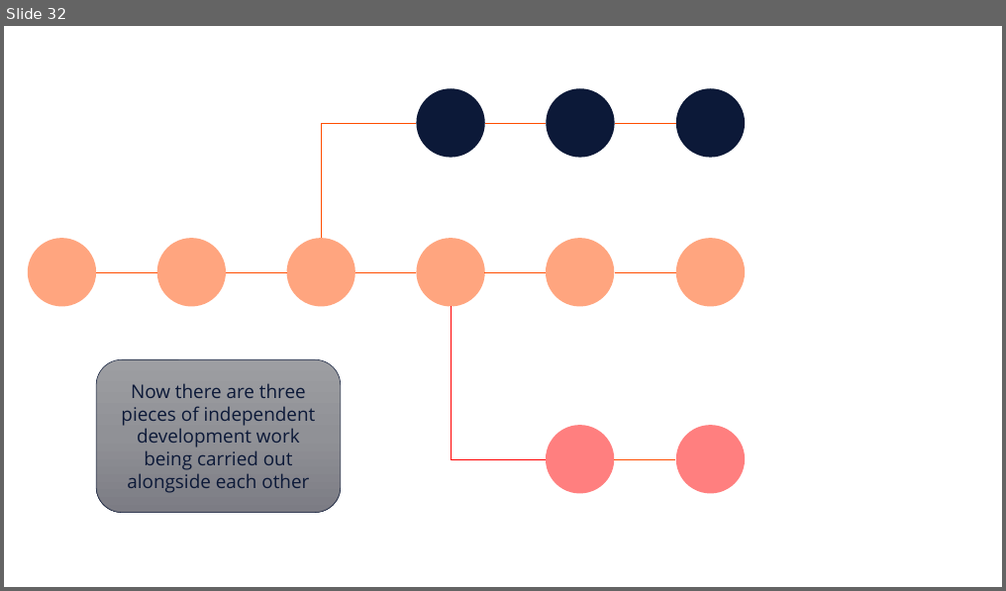
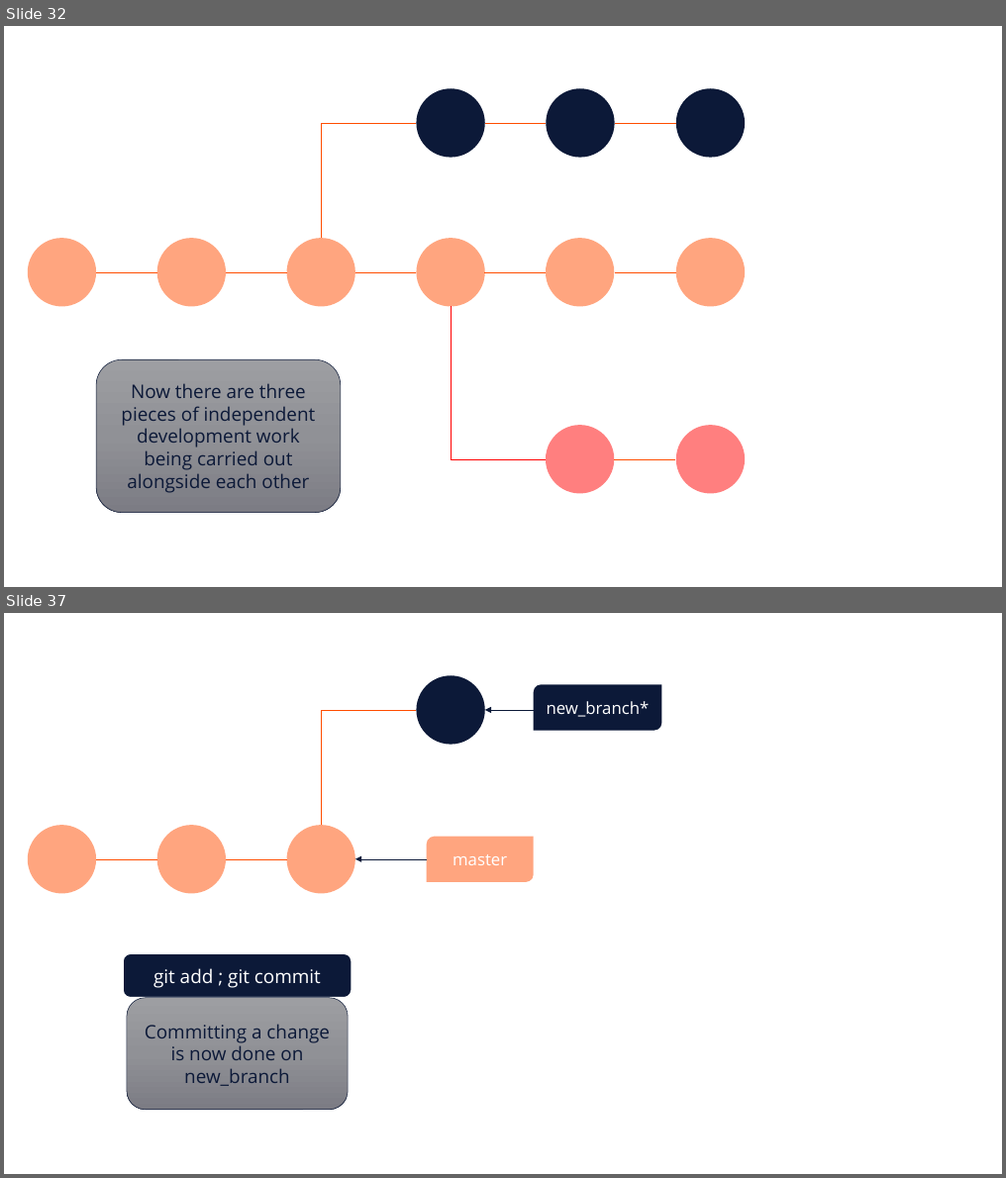
Before and after one commit to e815135/Shiny-App-Project, a slide deck: making basic workflow diagram.pptx. Shown one above the other, each under a label of ours: slide 32 before the commit, slides 32 and 37 after it; the slides between them are not shown. The pictures are 1006x591 and 1006x1178 pixels, drawn with LibreOffice and Linux fonts; fonts in the diff are those of the drawing. Boxes give left, top, right and bottom in pixels: in the first picture for what was removed or moved away, otherwise in the second. Text is boxed around its words. In the diff, an @@ line names an element or a change of style, - is before the commit and + after.

Commit message:
create working on a branch page and add ui and server functions for merge pages

```diff
--- a/making basic workflow diagram.pptx
+++ b/making basic workflow diagram.pptx
@@ slide 37 added at <box>4,613,1002,1174</box>, background #FFFFFF @@
@@ ellipse added at <box>417,676,485,745</box>, fill #0C1938 @@
@@ round diag rect added at <box>534,685,662,731</box>, fill #0C1938, 16 pt, text #FFFFFF @@
+new_branch*
@@ elbow line added from (322, 825) to (417, 710), #FF4D00 0.5 pt @@
@@ arrow added from (534, 710) to (485, 710), #0C1938 0.5 pt @@
@@ round diag rect added at <box>426,837,534,882</box>, fill #FF4D00 at 50% opacity, 16 pt, text #FFFFFF @@
+master
@@ group added at <box>27,825,355,894</box>: 3 ellipses, 2 lines @@
@@ arrow added from (426, 860) to (355, 860), #0C1938 0.5 pt @@
@@ rounded rectangle added at <box>123,954,352,998</box>, fill #0C1938, outline #FFFFFF 1.5 pt, 18 pt, text #FFFFFF @@
+git add ; git commit
@@ rounded rectangle added at <box>127,998,348,1110</box>, fill gradient #9E9EA3 to #909196 to #7C7D84, outline #0C1938 0.5 pt, 18 pt, text #0C1938 @@
+Committing a change is now done on new_branch
```
Also in this commit, not shown: 16 other slides added, 13 other files.
